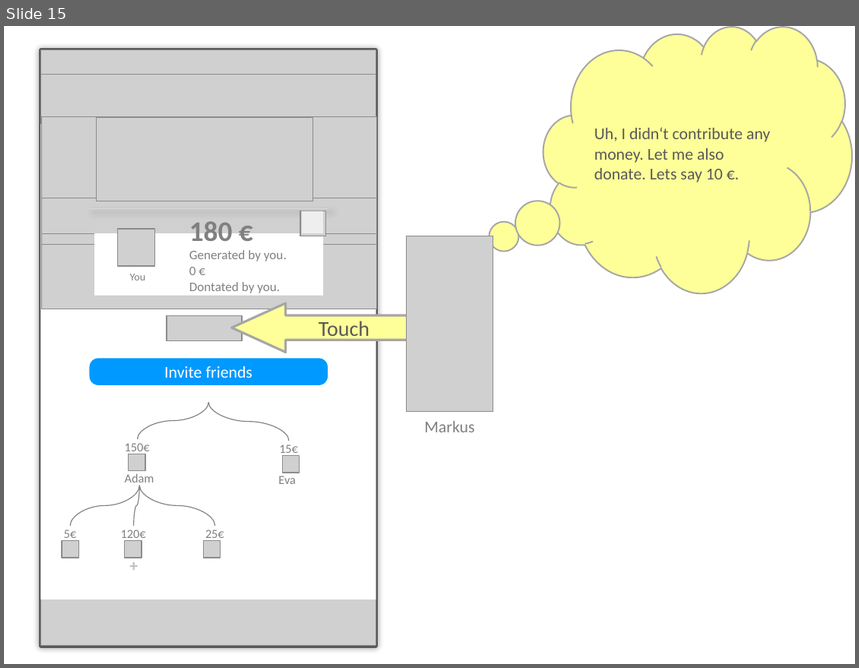
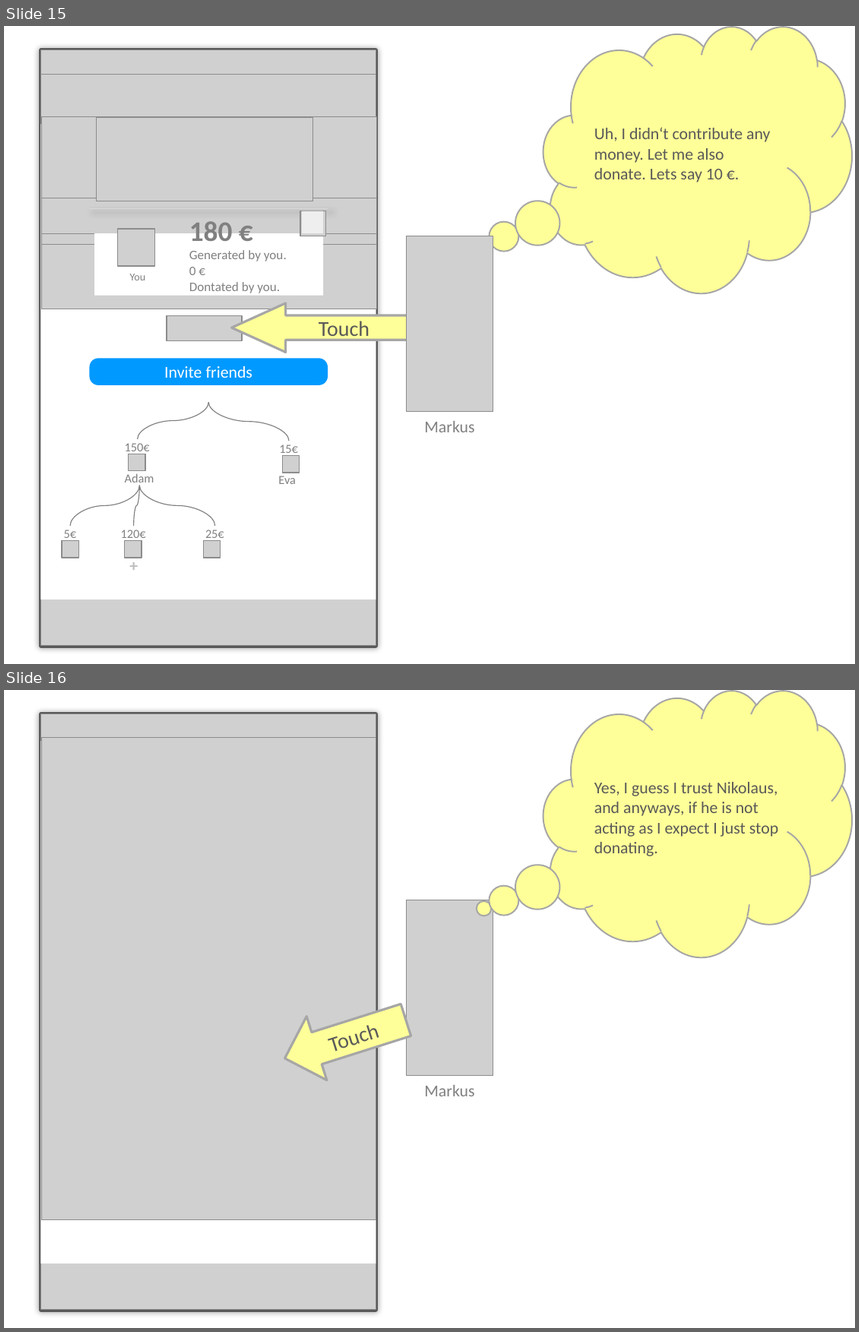
Before and after one commit to MoritzTheile/com.supeyou, a slide deck: com.supeyou.project/doc/SupeYou.scenario.nikolaus.pptx. Shown one above the other, each under a label of ours: slide 15 before the commit, slides 15 and 16 after it. The pictures are 859x668 and 859x1332 pixels, drawn with LibreOffice and Linux fonts; fonts in the diff are those of the drawing; grey boxes stand for pictures. Boxes give left, top, right and bottom in pixels: in the first picture for what was removed or moved away, otherwise in the second. Text is boxed around its words. In the diff, an @@ line names an element or a change of style, - is before the commit and + after.

```diff
--- a/com.supeyou.project/doc/SupeYou.scenario.nikolaus.pptx
+++ b/com.supeyou.project/doc/SupeYou.scenario.nikolaus.pptx
@@ slide 16 added at [4,690,855,1328], background #FFFFFF @@
@@ thought cloud added at [544,690,852,957], fill #FFFF99, outline #A6A6A6 1.25 pt, 14 pt, text #595959 @@
+Yes, I guess I trust Nikolaus, and anyways, if he is not acting as I expect I just stop donating.
@@ rectangle added at [40,714,376,1310], outline #595959 3.75 pt @@
@@ picture added at [40,714,376,1310] @@
@@ rectangle added at [40,741,376,1264], fill #FFFFFF @@
@@ picture added at [41,738,376,1220] @@
@@ rectangle added at [470,811,805,867], fill #FFFFFF @@
@@ picture added at [407,901,493,1075] @@
@@ right arrow added at [275,988,417,1091], fill #FFFF99, outline #A6A6A6 2 pt, 18 pt, text #595959 @@
+Touch
@@ text added at [424,1085,474,1097], 14 pt, text #808080 @@
+Markus
```
Also in this commit, not shown: 8 slides changed, 3 other slides added, 5 other files.
